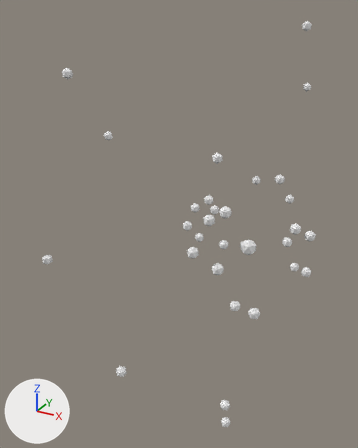
Before and after pictures for a commit that changed the glTF model data/glb/marcos_osseos.glb.
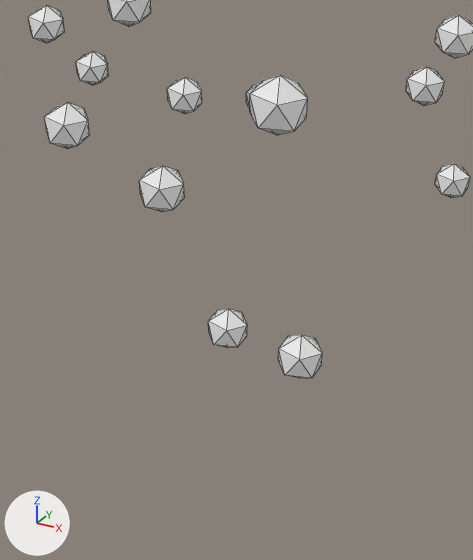
There are two pictures of each version: one whole from a camera (50 mm lens) standing at (0.0892, -0.2645, 1.7062) and looking at (-0.0596, 0.0059, 1.571), one close up on the part from 49% to 84% of the width and 49% to 82% of the height. The lights are fixed; the arrows at lower left show +X, +Y and +Z. The first two pictures are the older version. The close-ups show mesh edges as thin lines.

In view in the first close-up: 'Ethmoidal notch', 'Foramen ovale', 'Foramen rotundum', 'Groove for marginal sinus', 'Groove of pterygoid hamulus', 'Hypoglossal canal', 'Mastoid notch', 'Optic canal', 'Pterygoid canal', 'Pterygoid notch', 'Spiral canal of cochlea', 'Supra-orbital notch' and 1 more.
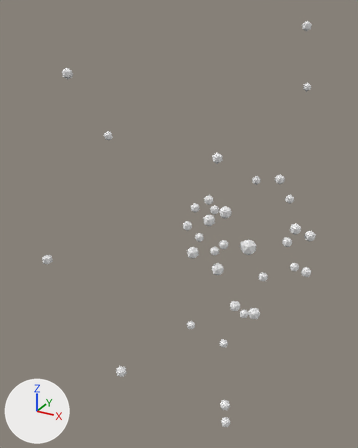
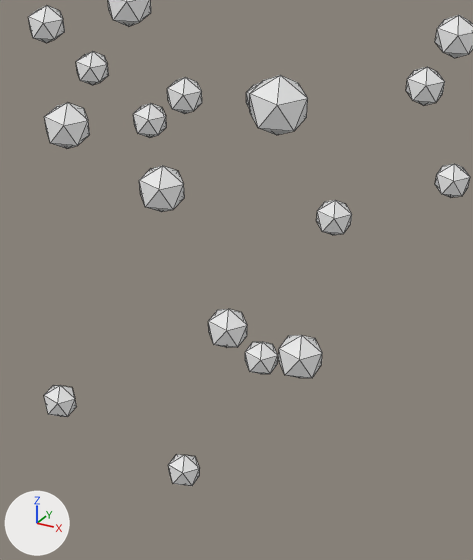
Where the change shows, as pixel boxes [x1, y1, x2, y2] in the close-ups (473 x 560 px):
'Facet for dens', added
    after: [316, 200, 352, 235]
'Canal for vertebral artery', added
    after: [133, 103, 167, 138]
'Uncinate process of vertebra', added
    after: [245, 342, 278, 374]
'Groove for spinal nerve', added
    after: [44, 385, 77, 417]
'Foramen transversarium', added
    after: [169, 454, 200, 486]

What the commit changed:
Object 'Uncinate process of vertebra' (ob_uncinate_process_of_vertebra) is new; it shows a copy of the mesh of ob_spiral_canal_of_cochlea.
Its location is (-0.0114, 0.0116, 1.5111).
Object 'Groove for spinal nerve' (ob_groove_for_spinal_nerve) is new; it shows a copy of the mesh of ob_spiral_canal_of_cochlea.
Its location is (-0.0466, 0.0001, 1.4968).
Object 'Facet for dens' (ob_facet_for_dens) is new; it shows a copy of the mesh of ob_spiral_canal_of_cochlea.
Its location is (0.0, 0.0124, 1.5431).
Object 'Foramen transversarium' (ob_foramen_transversarium) is new; it shows a copy of the mesh of ob_spiral_canal_of_cochlea.
Its location is (-0.0253, 0.0111, 1.4813).
Object 'Canal for vertebral artery' (ob_canal_for_vertebral_artery) is new; it shows a copy of the mesh of ob_spiral_canal_of_cochlea.
Its location is (-0.0359, 0.0133, 1.5529).
